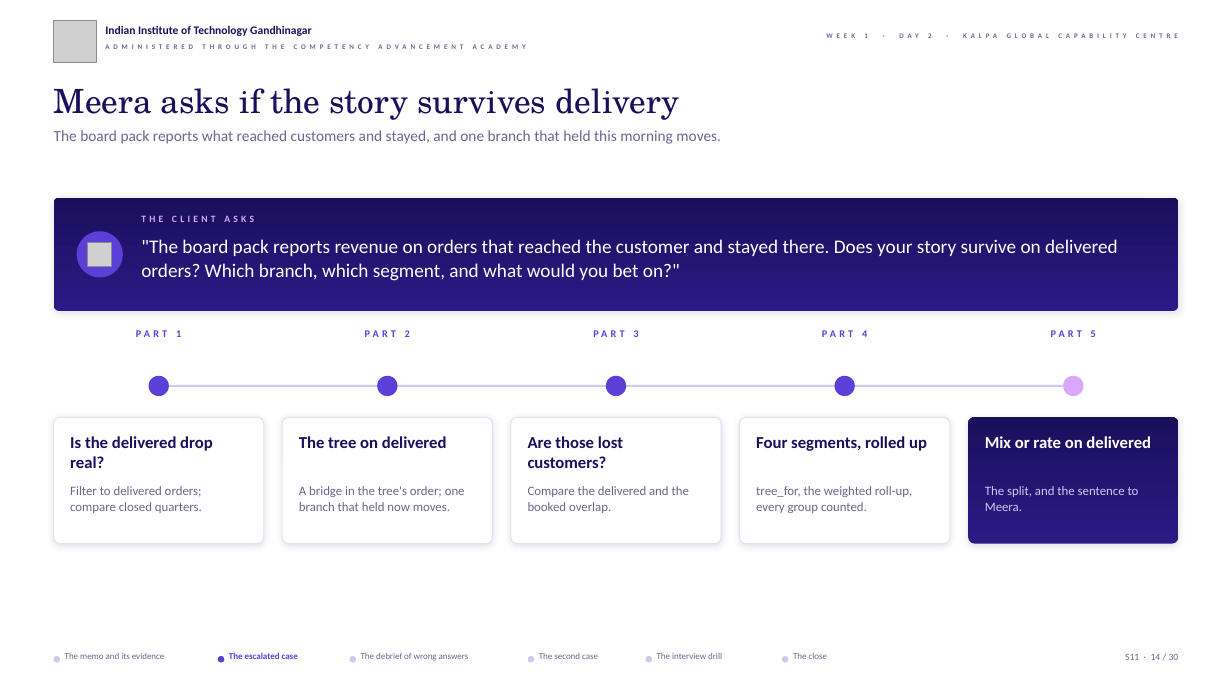
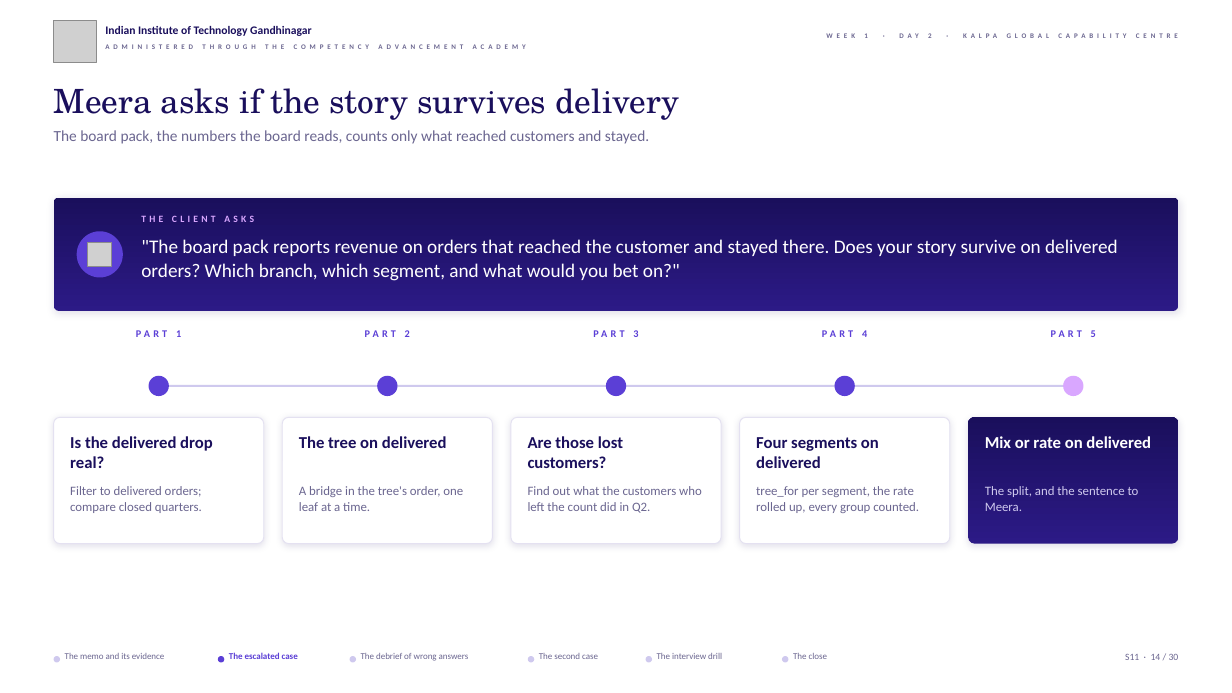
Before and after one commit to fde-academy-lab/c2-content-factory, a slide deck: slide 14 of content/W01/D2/slides/C2_W01_D02_half2_STUDENT.pptx. Drawn at 1232x693 pixels with LibreOffice and Linux fonts; fonts in the diff are those of the drawing; grey boxes stand for pictures; background and template pictures are left out. Boxes give left, top, right and bottom in pixels: in the first picture for what was removed or moved away, otherwise in the second. Text is boxed around its words. In the diff, an @@ line names an element or a change of style, - is before the commit and + after.

```diff
--- a/content/W01/D2/slides/C2_W01_D02_half2_STUDENT.pptx
+++ b/content/W01/D2/slides/C2_W01_D02_half2_STUDENT.pptx
@@ text at box(54, 130, 649, 144): text changed @@
-The board pack reports what reached customers and stayed, and one branch that held this morning moves.
+The board pack, the numbers the board reads, counts only what reached customers and stayed.
@@ text at box(756, 437, 879, 468): text changed @@
-Four segments, rolled up
+Four segments on delivered
@@ text at box(299, 486, 463, 511): text changed @@
-A bridge in the tree's order; one branch that held now moves.
+A bridge in the tree's order, one leaf at a time.
@@ text at box(528, 486, 702, 513): text changed @@
-Compare the delivered and the booked overlap.
+Find out what the customers who left the count did in Q2.
@@ text at box(756, 486, 919, 513): text changed @@
-tree_for, the weighted roll-up, every group counted.
+tree_for per segment, the rate rolled up, every group counted.
```
Also in this commit, not shown: 18 other slides changed, 13 other files.
